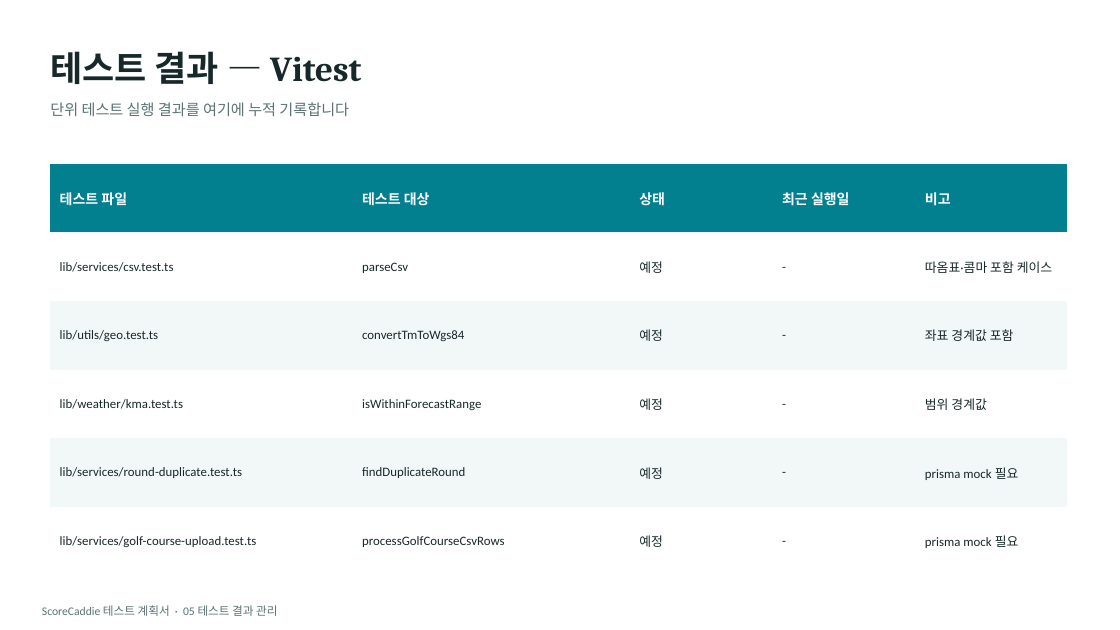
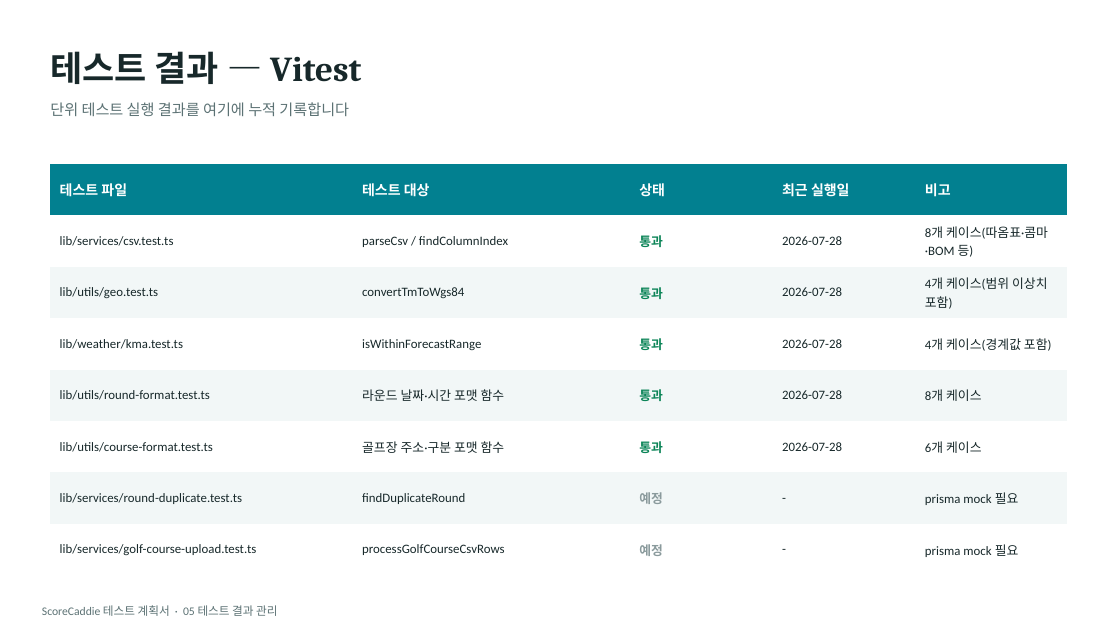
Before and after one commit to haekongpapa/scorecaddie, a slide deck: slide 10 of doc/ScoreCaddie_테스트계획서.pptx. Drawn at 1120x630 pixels with LibreOffice and Linux fonts; fonts in the diff are those of the drawing. Boxes give left, top, right and bottom in pixels: in the first picture for what was removed or moved away, otherwise in the second. Text is boxed around its words. In the diff, an @@ line names an element or a change of style, - is before the commit and + after.

Commit message:
coding-guidelines.md 적용 6단계 착수: Vitest 셋업 + 순수 함수 5개 파일 단위 테스트(30케이스) 작성

```diff
--- a/doc/ScoreCaddie_테스트계획서.pptx
+++ b/doc/ScoreCaddie_테스트계획서.pptx
@@ table at bbox=[50, 164, 1067, 576] @@
-row 2: lib/services/csv.test.ts | parseCsv | 예정 | - | 따옴표·콤마 포함 케이스
-row 3: lib/utils/geo.test.ts | convertTmToWgs84 | 예정 | - | 좌표 경계값 포함
-row 4: lib/weather/kma.test.ts | isWithinForecastRange | 예정 | - | 범위 경계값
+row 2: lib/services/csv.test.ts | parseCsv / findColumnIndex | 통과 | 2026-07-28 | 8개 케이스(따옴표·콤마·BOM 등)
+row 3: lib/utils/geo.test.ts | convertTmToWgs84 | 통과 | 2026-07-28 | 4개 케이스(범위 이상치 포함)
+row 4: lib/weather/kma.test.ts | isWithinForecastRange | 통과 | 2026-07-28 | 4개 케이스(경계값 포함)
+row 5: lib/utils/round-format.test.ts | 라운드 날짜·시간 포맷 함수 | 통과 | 2026-07-28 | 8개 케이스
+row 6: lib/utils/course-format.test.ts | 골프장 주소·구분 포맷 함수 | 통과 | 2026-07-28 | 6개 케이스
```
Also in this commit, not shown: 1 other slide changed, 10 other files.
